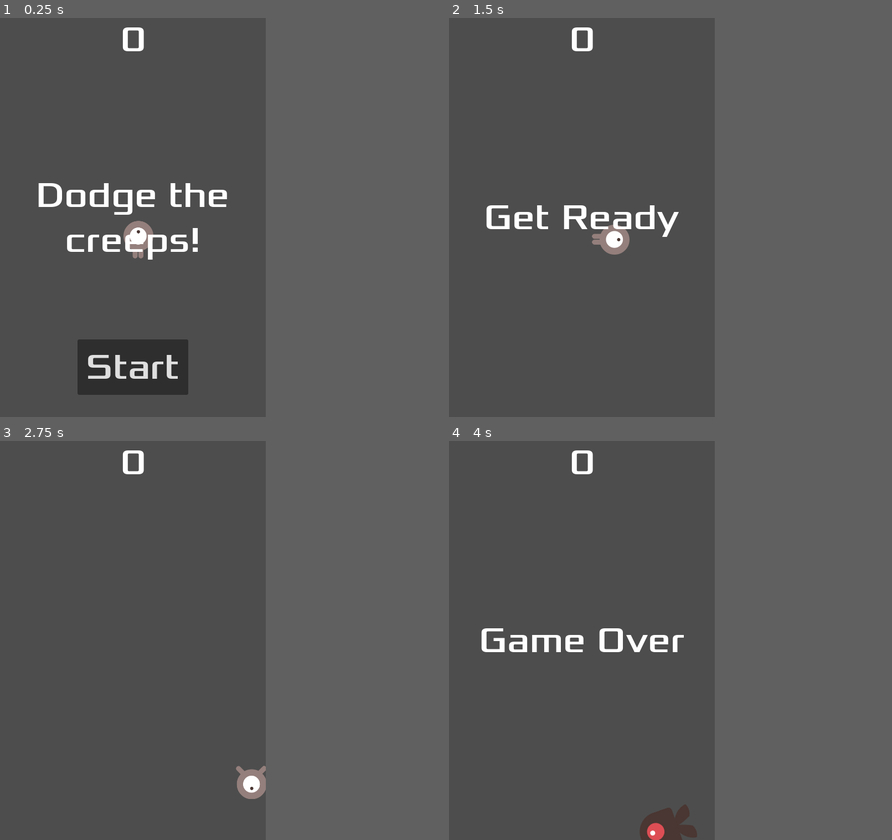
Above: before the commit, frames 1-4 (two rows, left to right).
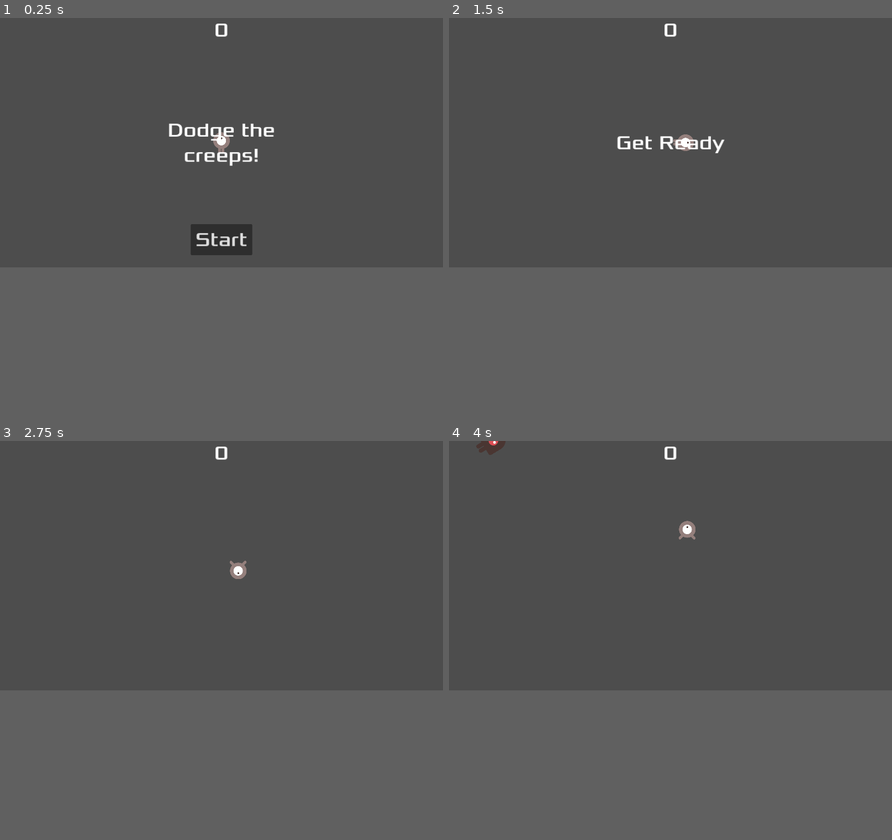
Above: after the commit, the same moments.

Repository: eli0lson/StarterGame
Game: Godot game, scene res://mainScene/main.tscn
Same seed, same stepped clock (60 frames per second), same inputs: the game is played once before the commit and once after it.
Inputs:
- Up to frame 1 (0.25 s): no input
- Up to frame 2 (1.5 s): click "Start" at 0.5 s; tap Enter at 1.25 s; hold D (move_right) from 1.28 s (still down)
- Up to frame 3 (2.75 s): release D (move_right) at 2.03 s; hold S (move_down) from 2.03 s (still down)
- Up to frame 4 (4 s): release S (move_down) at 2.78 s; hold D (move_right) 2.78-3.53 s; hold W (move_up) from 3.53 s (still down)
The window is 480x720 before the commit and 800x450 after it. Grey fills any space a smaller window leaves; there, only what the larger window draws over its background counts as a difference.

The runs differ from the first frame. In frame 1, 7.5% of the frame differs, in the area x 8-62%, y 1-95%; in frame 2, 2.2%; in frame 3, 0.8%; in frame 4, 2.3%.

Commit message:
Change dimensions

Diff:
--- a/mainScene/main.tscn
+++ b/mainScene/main.tscn
@@ -10,9 +10,9 @@
 
 [sub_resource type="Curve2D" id="Curve2D_k06y5"]
 _data = {
-"points": PackedVector2Array(0, 0, 0, 0, 0, 0, 0, 0, 0, 0, 480, 0, 0, 0, 0, 0, 480, 720, 0, 0, 0, 0, 0, 720, 0, 0, 0, 0, 0, 0)
+"points": PackedVector2Array(0, 0, 0, 0, 0, 0, 0, 0, 0, 0, 109, -2, 0, 0, 0, 0, 640, 0.658596, 0, 0, 0, 0, 640, 0.658596, 0, 0, 0, 0, 1920, -2, 0, 0, 0, 0, 1920, 400, 0, 0, 0, 0, 1920, 1096, 0, 0, 0, 0, 970.667, 1096, 0, 0, 0, 0, 960, 1096, 0, 0, 0, 0, 0, 1096, 0, 0, 0, 0, 0, 0)
 }
-point_count = 5
+point_count = 11
 
 [sub_resource type="ViewportTexture" id="ViewportTexture_26x7o"]
 
@@ -32,12 +32,15 @@
 one_shot = true
 
 [node name="StartPosition" type="Marker2D" parent="."]
-position = Vector2(250, 400)
+position = Vector2(720, 405)
 
 [node name="MobPath" type="Path2D" parent="."]
+position = Vector2(0, 1.47177)
+scale = Vector2(0.75, 0.735883)
 curve = SubResource("Curve2D_k06y5")
 
 [node name="MobSpawnLocation" type="PathFollow2D" parent="MobPath"]
+rotation = -0.0183466
 
 [node name="HUD" parent="." instance=ExtResource("4_k2am7")]
 
--- a/newPlayer/character_body_2d.gd
+++ b/newPlayer/character_body_2d.gd
@@ -4,6 +4,10 @@
 
 #@export var projectile_scene: PackedScene
 #@export var projectile2_scene: PackedScene
+
+# what if he's like a lil duck
+# and he gets lil hats that can do cool stuff
+# OR a hermit crab
 
 const SPEED = 350.0
 const ACCEL = 2000.0
--- a/project.godot
+++ b/project.godot
@@ -22,8 +22,8 @@
 
 [display]
 
-window/size/viewport_width=480
-window/size/viewport_height=720
+window/size/viewport_width=1440
+window/size/viewport_height=810
 window/stretch/mode="canvas_items"
 
 [input]
@@ -68,7 +68,3 @@
 "events": [Object(InputEventKey,"resource_local_to_scene":false,"resource_name":"","device":-1,"window_id":0,"alt_press …(195 unchanged characters)…
 ]
 }
-
-[rendering]
-
-renderer/rendering_method="mobile"
--- a/projectile_2.tscn
+++ b/projectile_2.tscn
@@ -18,7 +18,7 @@
 [node name="AnimatedSprite2D" type="AnimatedSprite2D" parent="."]
 scale = Vector2(0.2, 0.2)
 sprite_frames = ExtResource("2_q3u5u")
-animation = &"up"
+animation = &"weird_guy"
 
 [node name="VisibleOnScreenEnabler2D" type="VisibleOnScreenEnabler2D" parent="."]
 
